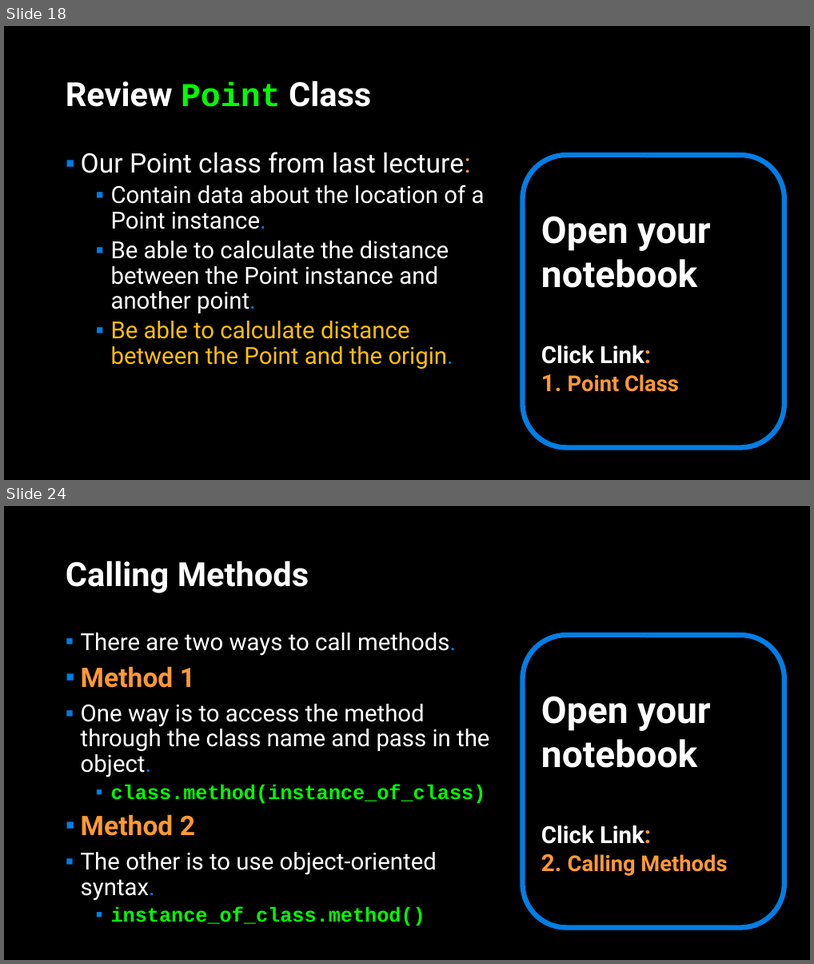
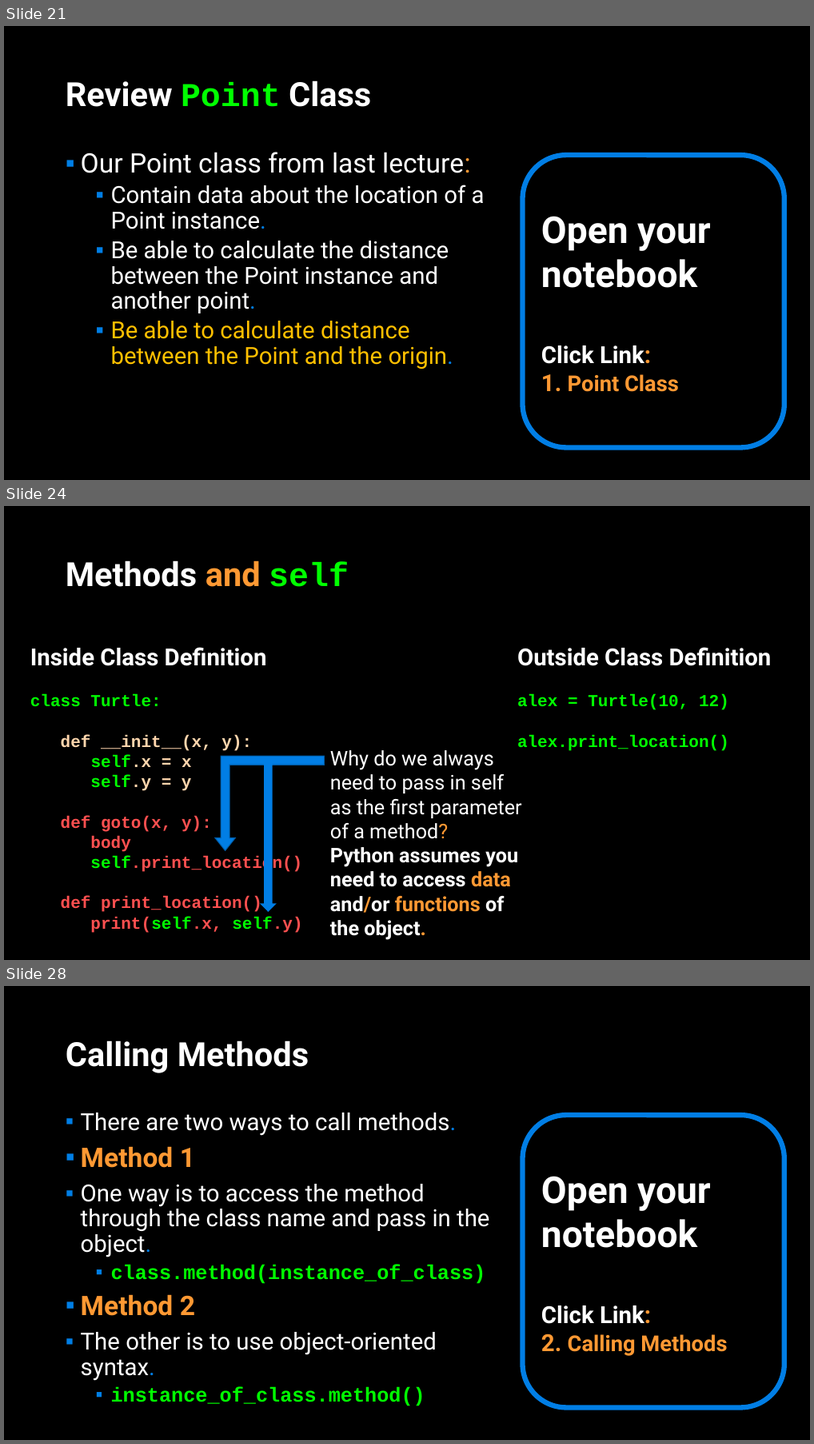
Before and after one commit to APS106/APS106-winter-2023-kinsella-goodfellow, a slide deck: lectures/week10/lecture2/slides/week10_lecture2.pptx. Shown one above the other, each under a label of ours: slides 18 and 24 before the commit, slides 21, 24 and 28 after it; the slides between them are not shown. The pictures are 814x964 and 814x1444 pixels, drawn with LibreOffice and Linux fonts; fonts in the diff are those of the drawing; background and template pictures are left out. Boxes give left, top, right and bottom in pixels: in the first picture for what was removed or moved away, otherwise in the second. Text is boxed around its words. In the diff, an @@ line names an element or a change of style, - is before the commit and + after.

```diff
--- a/lectures/week10/lecture2/slides/week10_lecture2.pptx
+++ b/lectures/week10/lecture2/slides/week10_lecture2.pptx
@@ slide 24 added at bbox=[4, 506, 810, 960], background picture (left out) @@
@@ title added at bbox=[66, 560, 349, 587], 39.6 pt, text #FFFFFF, bold @@
+Methods and self
@@ text added at bbox=[30, 647, 267, 666], 28 pt, text #FFFFFF, bold @@
+Inside Class Definition
@@ text added at bbox=[518, 647, 772, 666], 28 pt, text #FFFFFF, bold @@
+Outside Class Definition
@@ text added at bbox=[30, 694, 302, 932], 20 pt, text #FF5050, bold @@
+class Turtle:
+def __init__(x, y):
+self.x = x
+self.y = y
+def goto(x, y):
+body
+self.print_location()
+def print_location():
+print(self.x, self.y)
@@ text added at bbox=[518, 694, 730, 751], 20 pt, text #00FF00, bold @@
+alex = Turtle(10, 12)
+alex.print_location()
@@ bent up arrow added at bbox=[215, 756, 325, 850], fill #017EE5, outline #015DA9 1 pt @@
@@ down arrow added at bbox=[260, 763, 277, 912], fill #017EE5 @@
@@ text added at bbox=[330, 750, 522, 940], 24 pt, text #FFFFFF, bold @@
+Why do we always need to pass in self as the first parameter of a method?
+Python assumes you need to access data and/or functions of the object.
@@ what was slide 18 is now slide 21 @@
@@ what was slide 24 is now slide 28 @@
```
Also in this commit, not shown: 8 slides changed, 3 other slides added, 6 other files.
